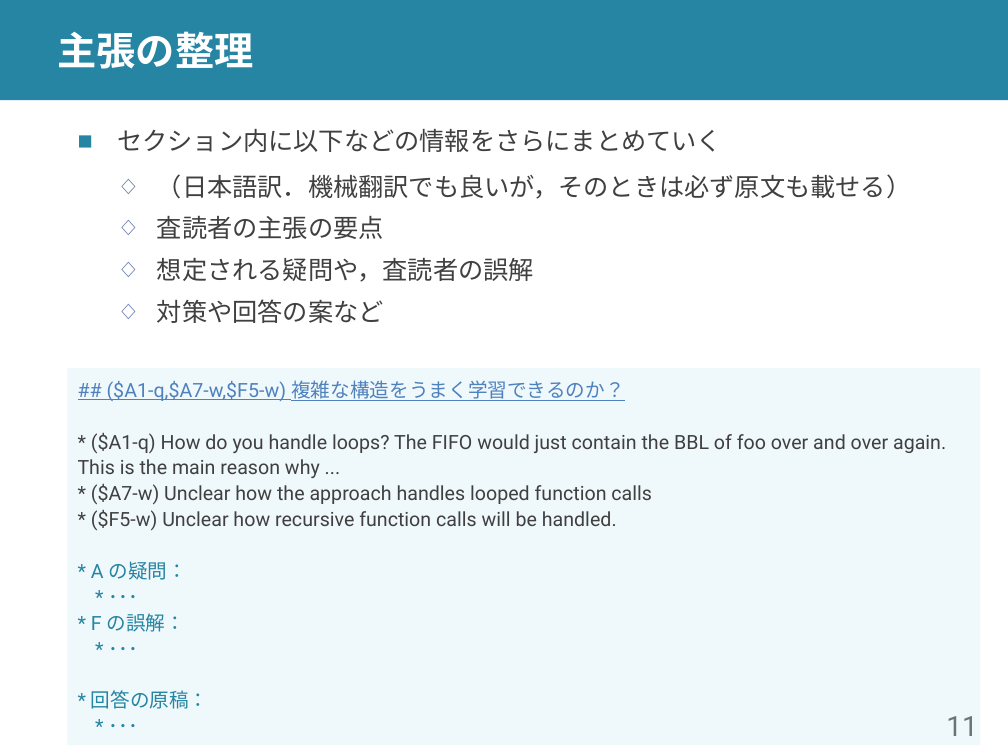
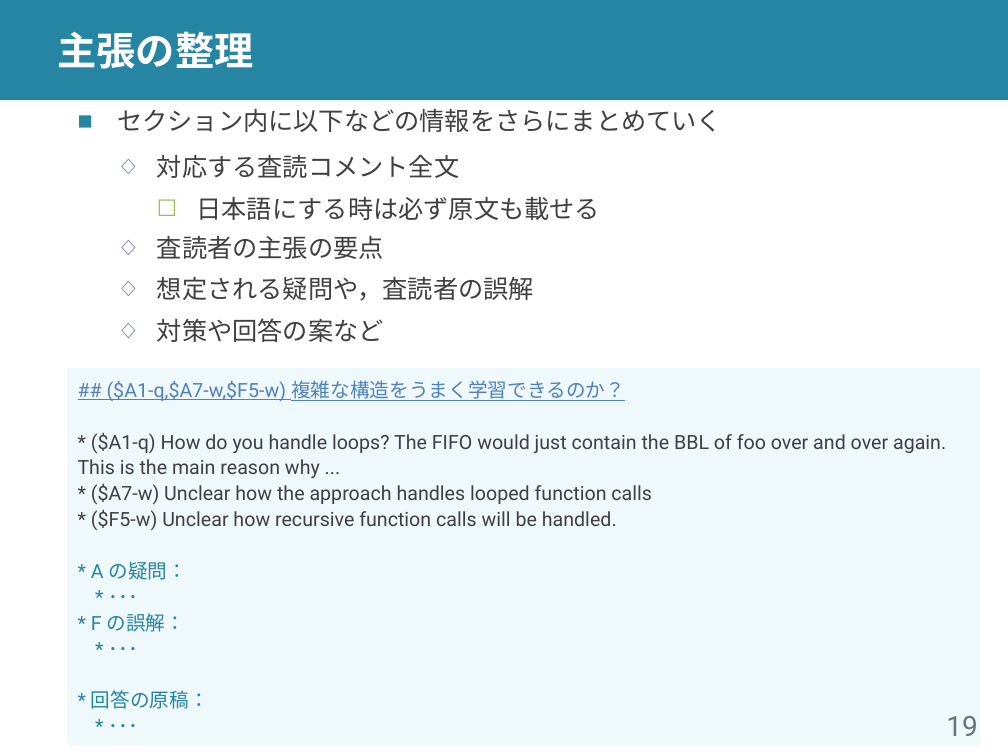
Before and after one commit to shioya-lab/how-to, a slide deck: slide 19 of rebuttal.pptx (slide 11 before the commit). Drawn at 1008x756 pixels with LibreOffice and Linux fonts; fonts in the diff are those of the drawing. Boxes give left, top, right and bottom in pixels: in the first picture for what was removed or moved away, otherwise in the second. Text is boxed around its words. In the diff, an @@ line names an element or a change of style, - is before the commit and + after.

```diff
--- a/rebuttal.pptx
+++ b/rebuttal.pptx
@@ text at [157, 154, 600, 220]: text changed @@
-  ◇ （日本語訳．機械翻訳でも良いが，そのときは必ず原文も載せる）
+  ◇ 対応する査読コメント全文
+    ☐ 日本語にする時は必ず原文も載せる
@@ page number at [946, 716, 977, 736]: text changed @@
-11
+19
```
Also in this commit, not shown: 13 other slides changed, 2 other files.
